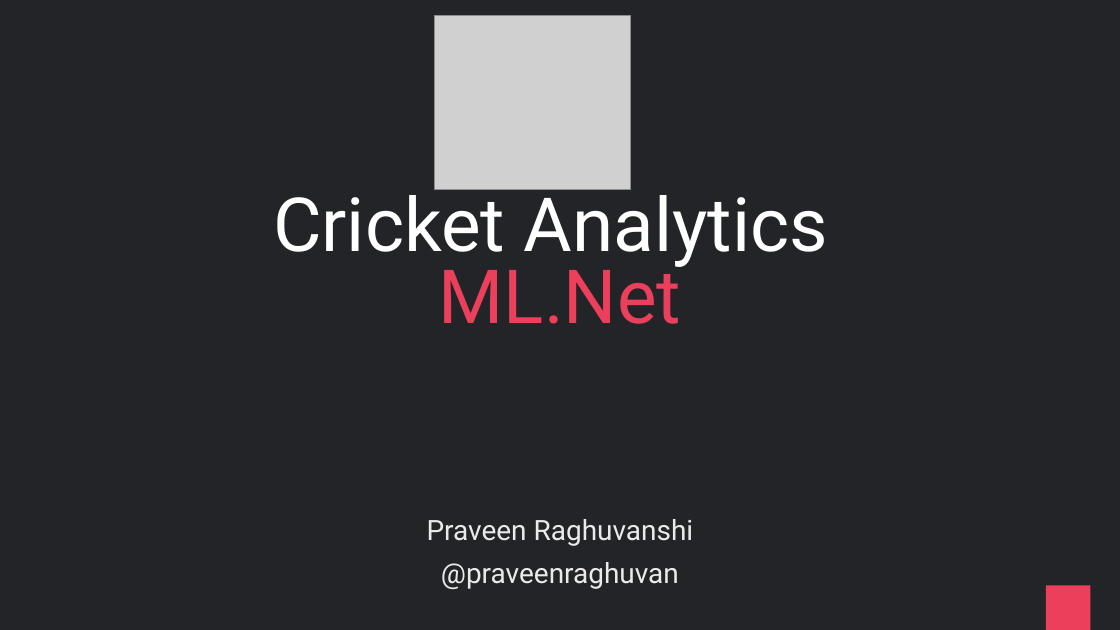
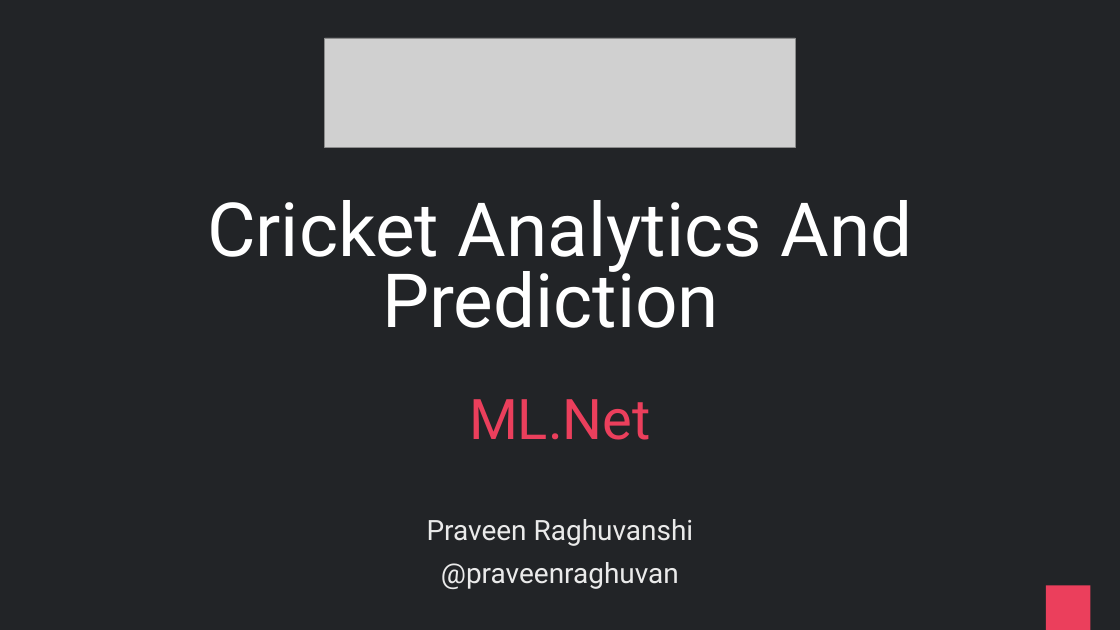
Before and after one commit to praveenraghuvanshi/tech-sessions, a slide deck: slide 1 of 08022022-Developer-Week-2022/cricket-analytics.pptx. Drawn at 1120x630 pixels with LibreOffice and Linux fonts; fonts in the diff are those of the drawing; grey boxes stand for pictures. Boxes give left, top, right and bottom in pixels: in the first picture for what was removed or moved away, otherwise in the second. Text is boxed around its words. In the diff, an @@ line names an element or a change of style, - is before the commit and + after.

Commit message:
Update cricket-analytics.pdf and cricket-analytics.pptx

```diff
--- a/08022022-Developer-Week-2022/cricket-analytics.pptx
+++ b/08022022-Developer-Week-2022/cricket-analytics.pptx
@@ picture removed at <box>435,15,631,189</box> @@
@@ picture added at <box>325,38,796,147</box> @@
@@ title at <box>207,200,912,328</box>: text changed @@
-Cricket Analytics
-ML.Net
+Cricket Analytics And Prediction
@@ text added at <box>469,399,651,440</box>, 72 pt, text #EB3F5C @@
+ML.Net
```
Also in this commit, not shown: 4 other slides changed, 1 other file.
